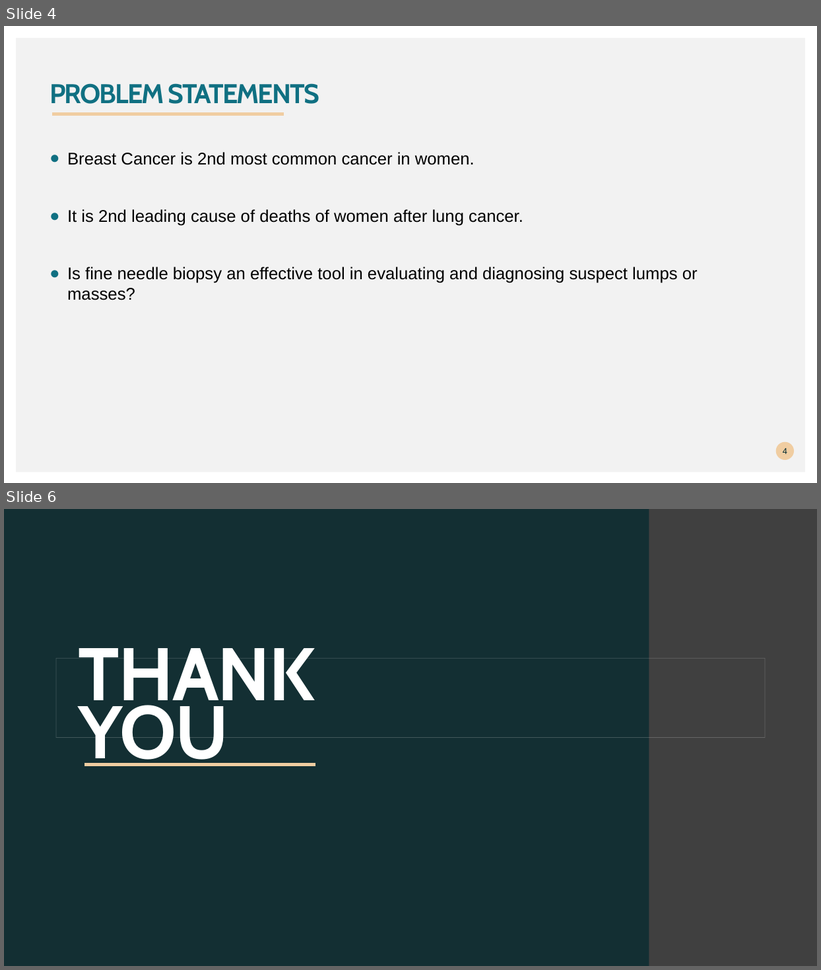
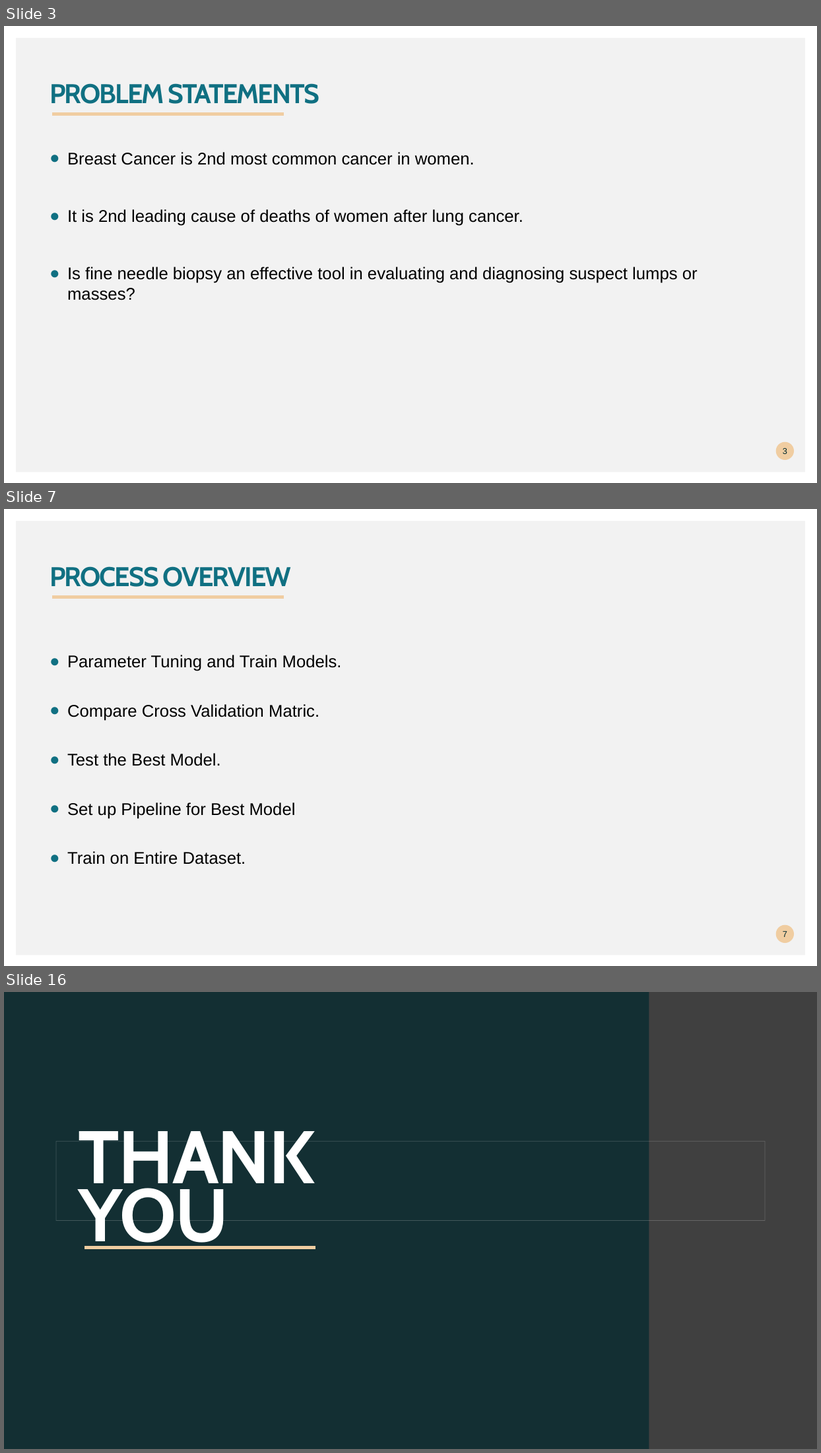
Before and after one commit to saurabhbiswas1985/Predictive-Analytics-Project, a slide deck: Breast cancer prediction.pptx. Shown one above the other, each under a label of ours: slides 4 and 6 before the commit, slides 3, 7 and 16 after it; the slides between them are not shown. The pictures are 821x970 and 821x1453 pixels, drawn with LibreOffice and Linux fonts; fonts in the diff are those of the drawing; background and template pictures are left out. Boxes give left, top, right and bottom in pixels: in the first picture for what was removed or moved away, otherwise in the second. Text is boxed around its words. In the diff, an @@ line names an element or a change of style, - is before the commit and + after.

```diff
--- a/Breast cancer prediction.pptx
+++ b/Breast cancer prediction.pptx
@@ slide 7 added at <box>4,509,817,966</box>, background #FFFFFF; not listed: 1 template element that a slide beside it also shows @@
@@ title added at <box>50,566,292,587</box>, 32 pt, text #107082, bold @@
+PROCESS OVERVIEW
@@ freeform shape added at <box>52,594,284,597</box>, outline #F0CDA1 4.32 pt @@
@@ text added at <box>67,655,342,865</box>, 20 pt, text #000000 @@
+● Parameter Tuning and Train Models.
+● Compare Cross Validation Matric.
+● Test the Best Model.
+● Set up Pipeline for Best Model
+● Train on Entire Dataset.
@@ page number added at <box>776,925,795,944</box>, fill #F0CDA1, 10 pt, text #00292E @@
+7
@@ what was slide 4 is now slide 3 @@
@@ page number at <box>783,448,787,454</box>: text changed @@
-4
+3
@@ what was slide 6 is now slide 16 @@
```
Also in this commit, not shown: 2 slides changed, 10 other slides added, 1 slide removed, 1 other file.
